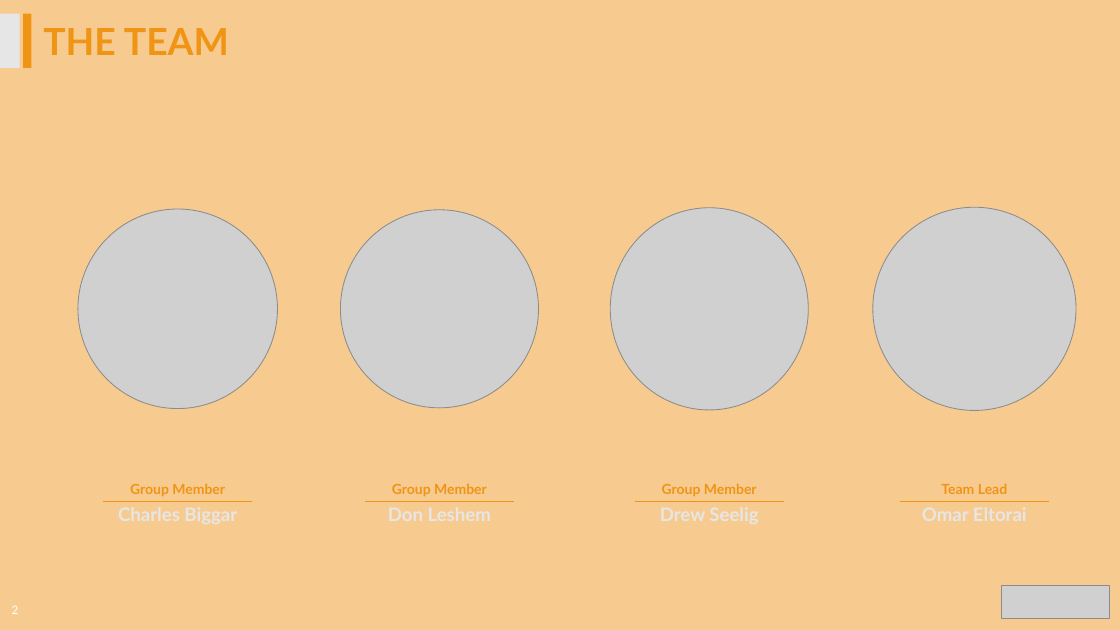
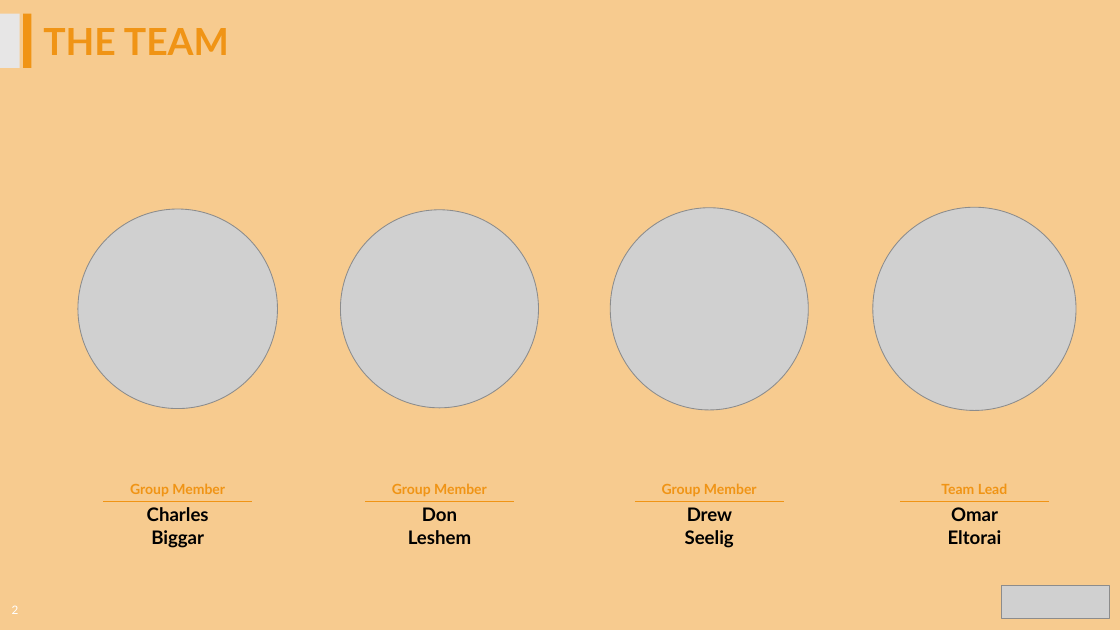
Before and after one commit to CharlesPBiggar/Data-Analytics-Project-1, a slide deck: slide 2 of Presentation/GiterDun Presentation.pptx. Drawn at 1120x630 pixels with LibreOffice and Linux fonts; fonts in the diff are those of the drawing; grey boxes stand for pictures; background and template pictures are left out. Boxes give left, top, right and bottom in pixels: in the first picture for what was removed or moved away, otherwise in the second. Text is boxed around its words. In the diff, an @@ line names an element or a change of style, - is before the commit and + after.

Commit message:
updating coloring of text

```diff
--- a/Presentation/GiterDun Presentation.pptx
+++ b/Presentation/GiterDun Presentation.pptx
@@ text colour #E7E6E6 to #000000 in 4 elements at (x1=408, y1=507, x2=471, y2=544), (x1=948, y1=507, x2=1002, y2=544), (x1=685, y1=507, x2=734, y2=548), (x1=147, y1=507, x2=209, y2=548) @@
@@ text "Charles Biggar" moved from (x1=105, y1=499, x2=250, y2=530) to (x1=147, y1=507, x2=209, y2=548) @@
@@ text "Don Leshem" moved from (x1=376, y1=499, x2=502, y2=530) to (x1=408, y1=507, x2=471, y2=544) @@
```
Also in this commit, not shown: 14 other slides changed.
